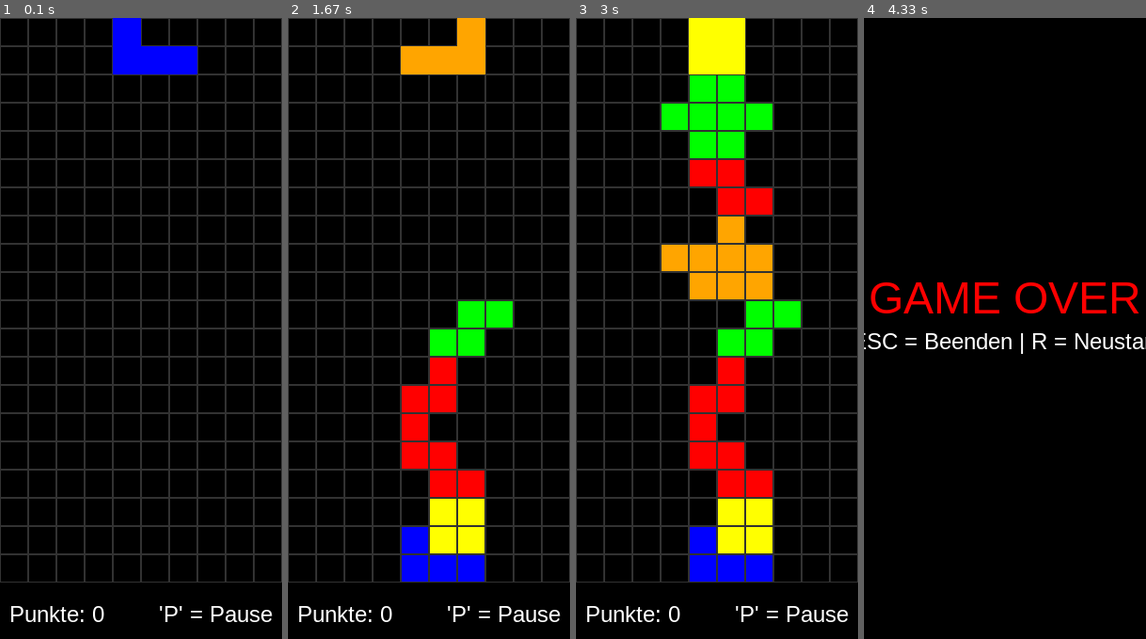
Above: before the commit, frames 1-4 (left to right).
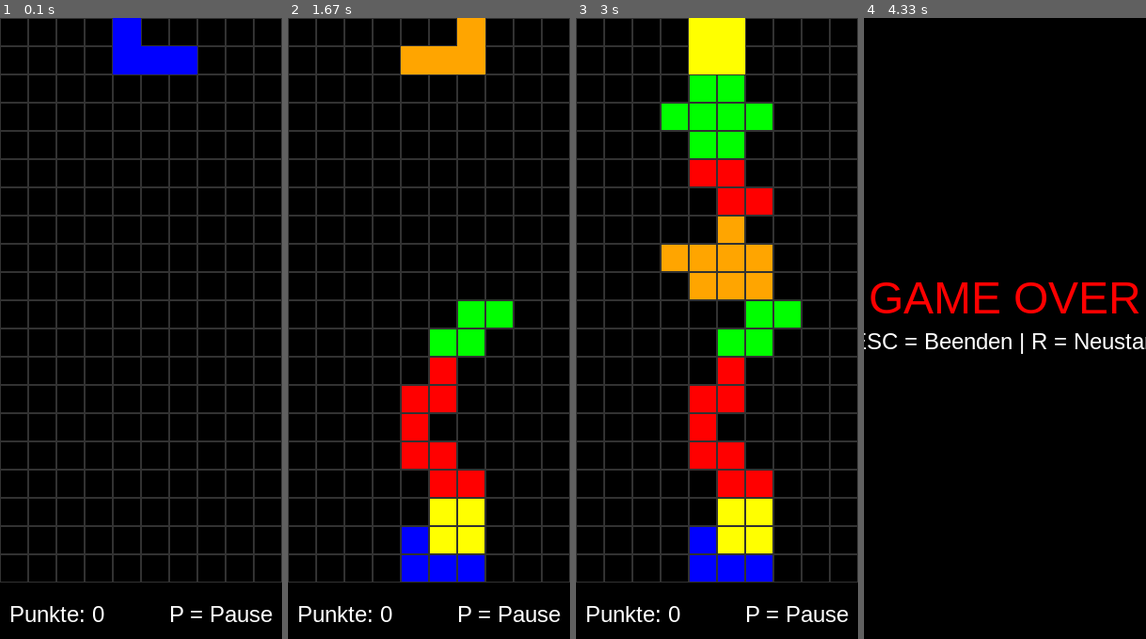
Above: after the commit, the same moments.

Repository: luca-waldvogel/tetris
Game: pygame game, started from main.py
Same seed, same stepped clock (60 frames per second), same inputs: the game is played once before the commit and once after it.
Inputs:
- Up to frame 1 (0.1 s): no input
- Up to frame 2 (1.67 s): tap Space at 0.33, 0.73, 1.03, 1.23, 1.57 s; hold Right 0.67-1.13 s; hold Up 1.17-1.47 s; hold Right from 1.5 s (still down)
- Up to frame 3 (3 s): tap Space at 1.87, 2.07, 2.37, 2.63, 2.97 s; release Right at 1.97 s; hold Left 2-2.53 s; hold Down 2.57-2.87 s; hold Left from 2.9 s (still down)
- Up to frame 4 (4.33 s): tap Space at 3.27 s; release Left at 3.3 s

The runs differ from the first frame. In frame 1, 0.1% of the frame differs, in the area x 56-65%, y 94-98%; in frame 2, 0.1%; in frame 3, 0.1%; in frame 4, nothing differs.

Commit message:
pausentext angepasst

Diff:
--- a/ui.py
+++ b/ui.py
@@ -9,7 +9,7 @@
     surface.blit(text, (10, height + 20))
 
 def draw_pause(surface):
-    text = font.render("'P' = Pause", True, (255, 255, 255))
+    text = font.render("P = Pause", True, (255, 255, 255))
     text_rect = text.get_rect()
     x_pos = width - text_rect.width - 10  # 10 Pixel Abstand vom rechten Rand
     surface.blit(text, (x_pos, height + 20))
